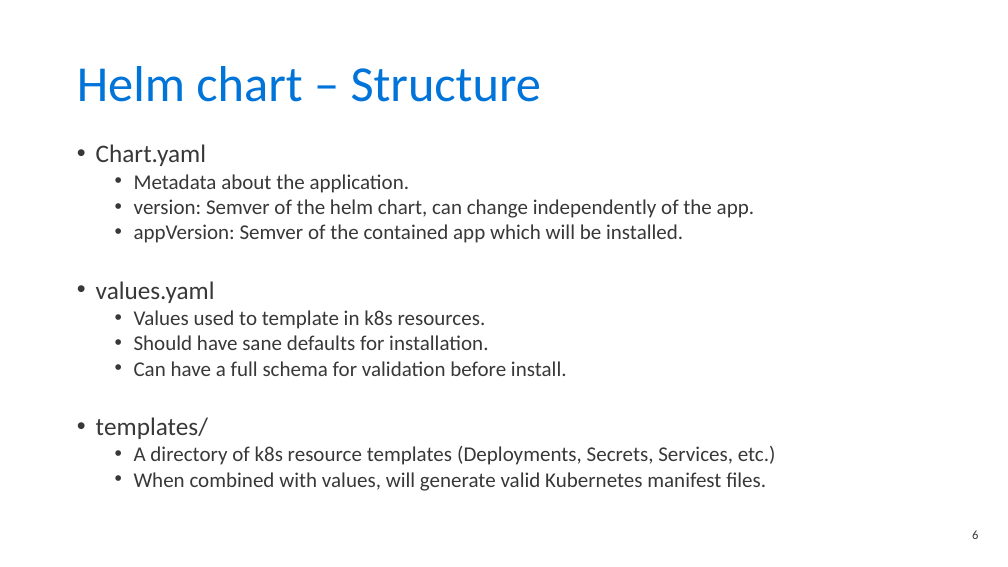
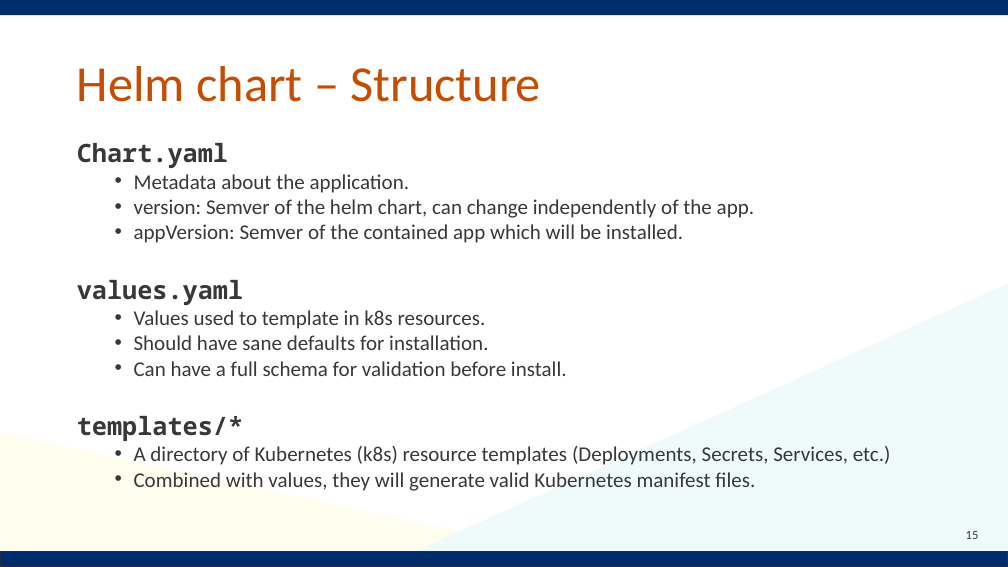
Before and after one commit to Notalib/workshop-helm-charts, a slide deck: slide 15 of Kubernetes_workshop_helm_chart.pptx (slide 6 before the commit). Drawn at 1008x567 pixels with LibreOffice and Linux fonts; fonts in the diff are those of the drawing; background and template pictures are left out. Boxes give left, top, right and bottom in pixels: in the first picture for what was removed or moved away, otherwise in the second. Text is boxed around its words. In the diff, an @@ line names an element or a change of style, - is before the commit and + after.

```diff
--- a/Kubernetes_workshop_helm_chart.pptx
+++ b/Kubernetes_workshop_helm_chart.pptx
@@ rectangle added at (0, 0, 1008, 15), fill #002C6B @@
@@ title "Helm chart – Structure" at (77, 66, 541, 102): text colour #0074D9 to #C54D02 @@
@@ text at (77, 143, 243, 305): font Calibri to Noto Sans Mono, bold on in "Chart.yaml", "values.yaml"; bullet • to none @@
@@ right triangle added at (381, 284, 1008, 567), fill #EEFBFA @@
@@ text at (77, 416, 891, 491): text changed @@
-• templates/
-  • A directory of k8s resource templates (Deployments, Secrets, Services, etc.)
-  • When combined with values, will generate valid Kubernetes manifest files.
+templates/*
+  • A directory of Kubernetes (k8s) resource templates (Deployments, Secrets, Services, etc.)
+  • Combined with values, they will generate valid Kubernetes manifest files.
@@ right triangle added at (0, 433, 628, 567), fill #FFFDEE @@
@@ page number at (966, 531, 979, 539): text changed @@
-6
+15
@@ rectangle added at (0, 552, 1008, 567), fill #002C6B, outline #202D4B 1 pt @@
```
Also in this commit, not shown: 13 other slides changed, 30 slides added, 3 slides removed.
